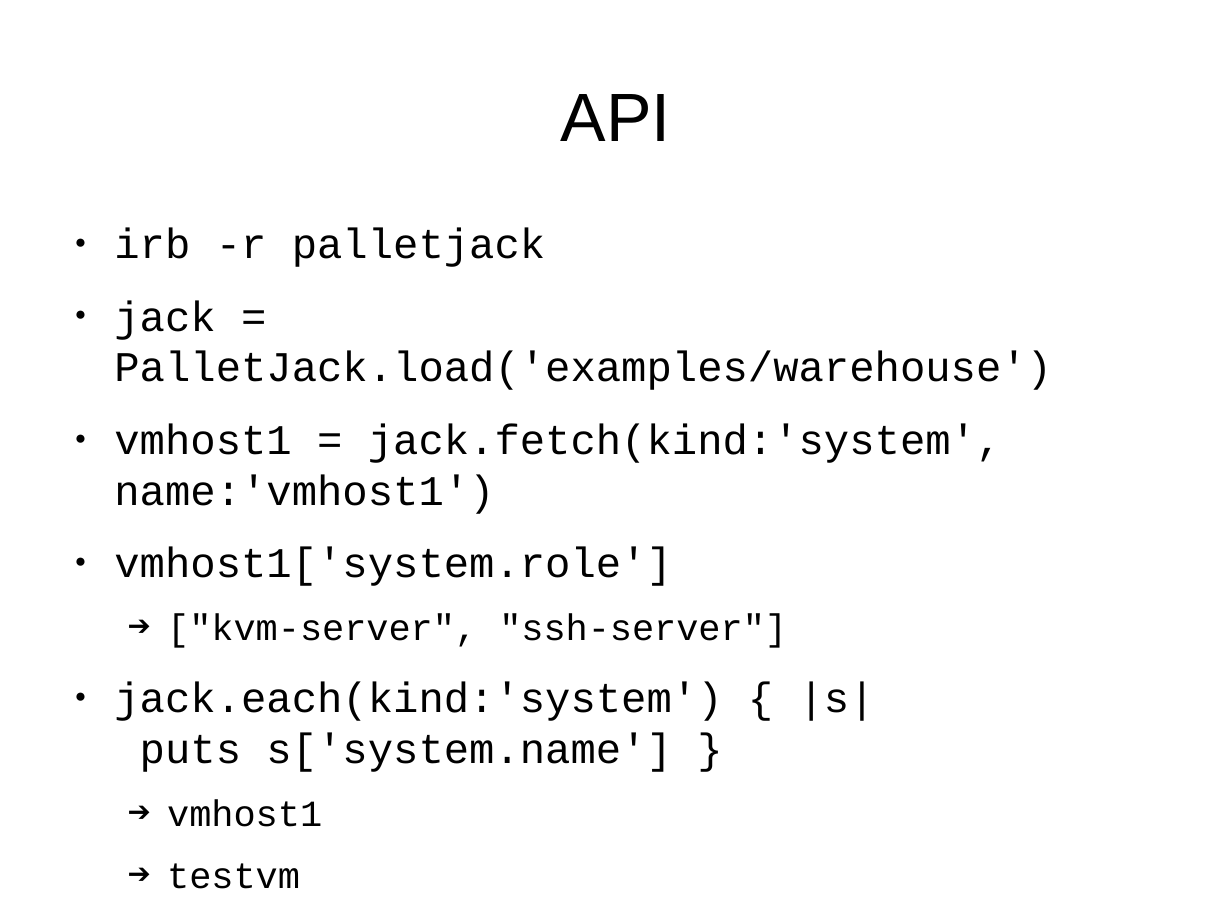
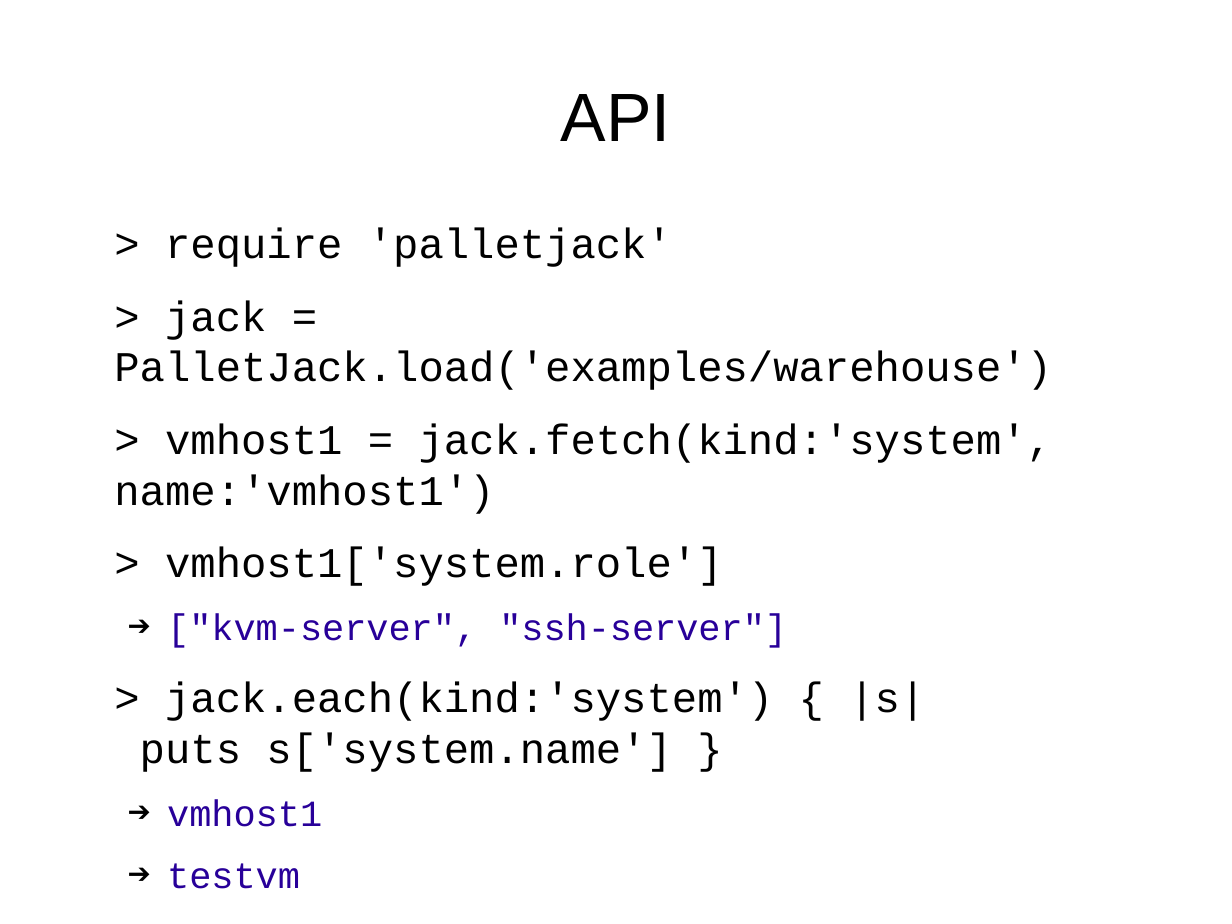
Before and after one commit to saab-simc-admin/palletjack, a slide deck: slide 9 of lca2017-presentation.odp (slide 8 before the commit). Drawn at 1232x924 pixels with LibreOffice and Linux fonts; fonts in the diff are those of the drawing. Boxes give left, top, right and bottom in pixels: in the first picture for what was removed or moved away, otherwise in the second. Text is boxed around its words. In the diff, an @@ line names an element or a change of style, - is before the commit and + after.

```diff
--- a/lca2017-presentation.odp
+++ b/lca2017-presentation.odp
@@ text at [114, 227, 1053, 586]: text changed @@
-● irb -r palletjack
-● jack = PalletJack.load('examples/warehouse')
-● vmhost1 = jack.fetch(kind:'system', name:'vmhost1')
-● vmhost1['system.role']
+> require 'palletjack'
+> jack = PalletJack.load('examples/warehouse')
+> vmhost1 = jack.fetch(kind:'system', name:'vmhost1')
+> vmhost1['system.role']
@@ text at [167, 614, 787, 648]: text colour #000000 to #280099 in "["kvm-server", "ssh-server"]", "vmhost1", "testvm" @@
@@ text at [140, 681, 925, 772]: text changed @@
-● jack.each(kind:'system') { |s|
-  puts s['system.name'] }
+> jack.each(kind:'system') { |s|
+puts s['system.name'] }
```
Also in this commit, not shown: 6 other slides changed, 1 slide added.
